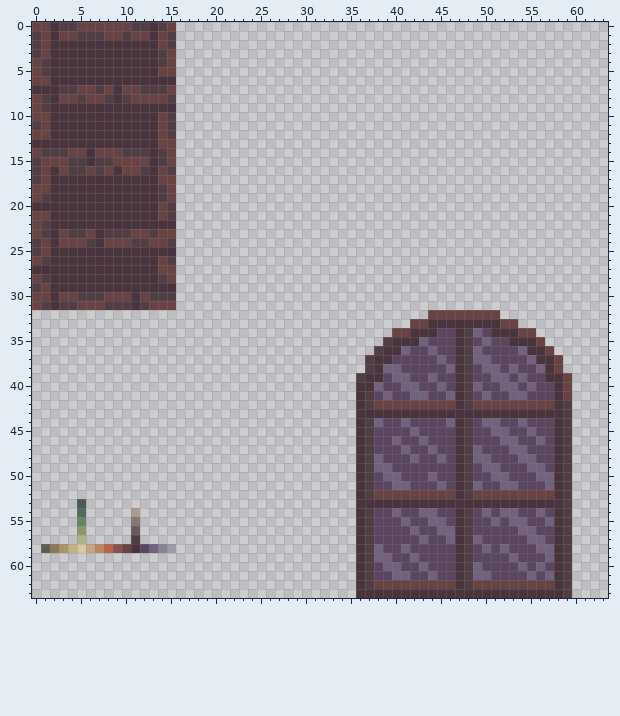
One commit to this pixel-art file: unused/art/in development.ase. That is the earlier state.
64x64 pixels, 1 frame.
The same view after the edit:
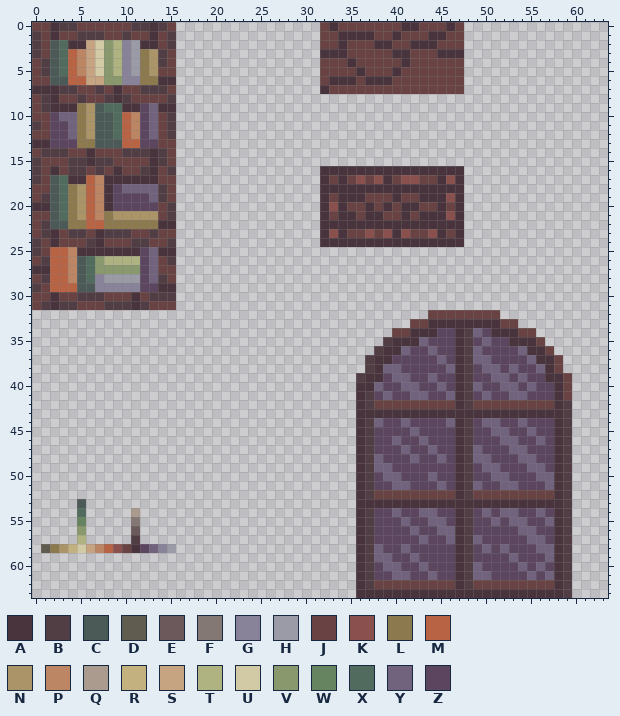
Palette (. is transparent): A #49343d  B #513e45  C #4b5a57  D #615c50  E #6c595c  F #847875  G #888398  H #9a9ba7  J #694343  K #8a504d  L #8d794e  M #b86343  N #aa9468  P #bc8563  Q #ab9b8e  R #c3b280  S #c6a482  T #afb381  U #d2c9a5  V #8a996d  W #66845f  X #516c5e  Y #71627d  Z #5b455f
Change:
Changed rows in their new state; - is an unchanged pixel.
first column x 2:
 0 ------------------------------JAJJJJJJJAAJJJAJ
 1 ------------------------------JJAAAAJJAJJJAAJJ
 2 CX--SUVTGH--------------------JJAJJJAAJJAAAJJJ
 3 CXMPSUVTGHLN------------------AAAJJJJJAAJJJAAA
 4 CXMPSUVTGHLN------------------JJJAJJJJJAJJJJJJ
 5 CXMPSUVTGHLN------------------JJJJAJJJAJJJJJJJ
 6 CCMMSSVVGGLL------------------JAAAJAAAJJJJJJJJ
 7 ------------------------------AJJJJJJJJJJJJJJJ
 9 ---LNCXX--ZY----------------------------------
10 ZYYLNCCXMPZY----------------------------------
11 ZZYLNCCXMPZY----------------------------------
12 ZZYLNCCXMPZY----------------------------------
13 ZZZLLCCCMMZZ----------------------------------
16 ------------------------------AAAAAAAAAAAAAAAA
17 CX--MP------------------------AJAJKJKAJKKJJAKA
18 CXLNMP-ZYYYY------------------AAAAAAAAAAAAAAAA
19 CXLNMP-ZZZZY------------------AJAAAJJJAJJAAAKA
20 CXLNMP-ZZZZZ------------------AKAJJAJAJAAJJAJA
21 CXLNMPLNNNNN------------------AJAAJAAJJAJAAAKA
22 CCLLMMLLLLLL------------------AAAAAAAAAAAAAAAA
23 ------------------------------AKAJJKJKAKJJKAJA
24 ------------------------------AAAAAAAAAAAAAAAA
25 MMP-------ZY----------------------------------
26 MMPCXVTTTTZY----------------------------------
27 MMPCXVVVVVZY----------------------------------
28 MMPCXGHHHHZY----------------------------------
29 MMMCCGGGGGZZ----------------------------------
